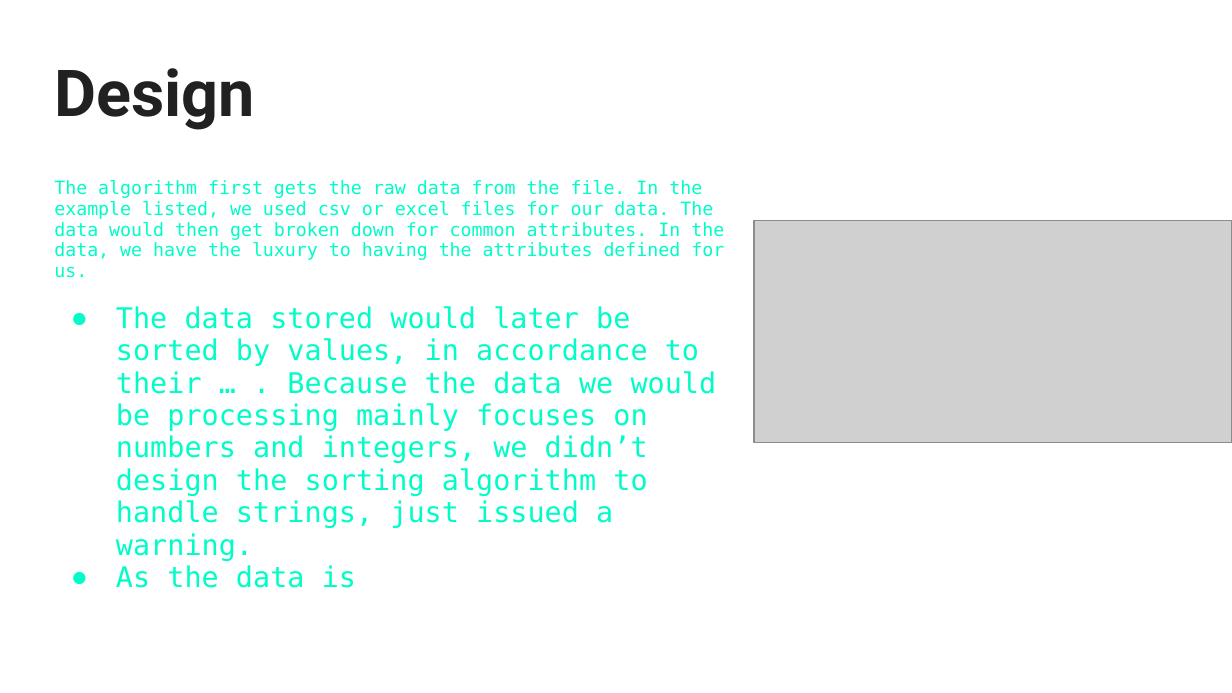
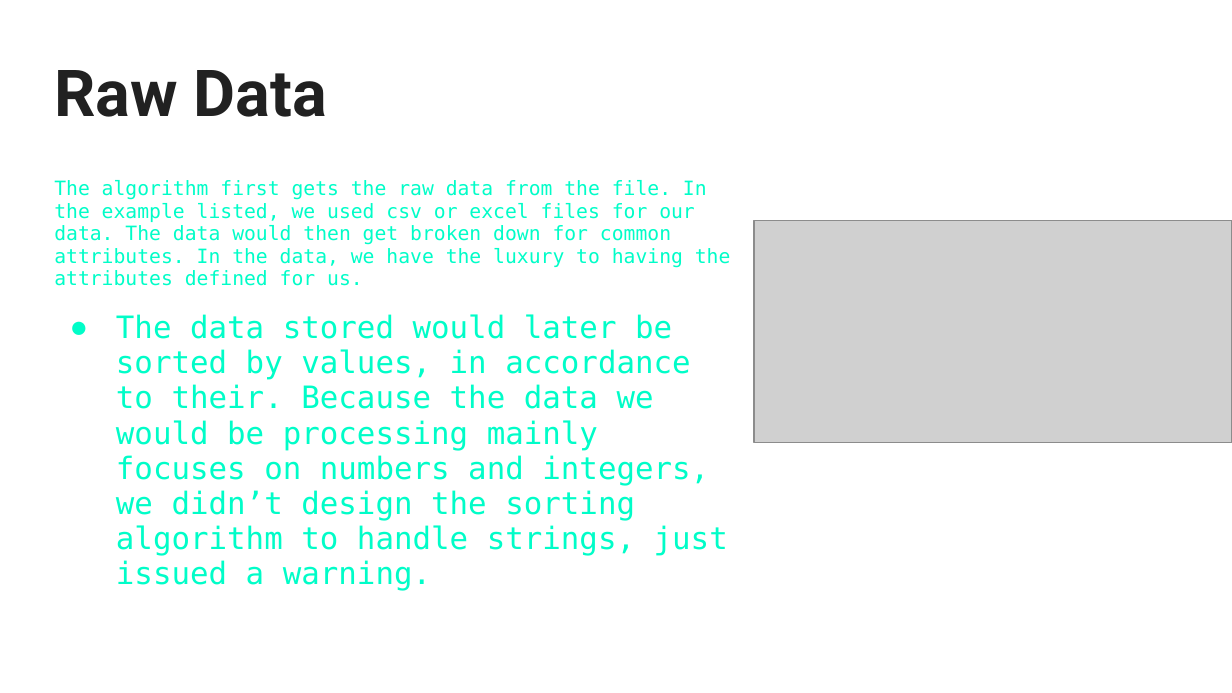
Before and after one commit to TrentNation/Data-Mining-Project-UG14, a slide deck: slide 10 of k-Nearest Neighbors (k-NN) Classification _ Regression.pptx (slide 4 before the commit). Drawn at 1232x693 pixels with LibreOffice and Linux fonts; fonts in the diff are those of the drawing; grey boxes stand for pictures. Boxes give left, top, right and bottom in pixels: in the first picture for what was removed or moved away, otherwise in the second. Text is boxed around its words. In the diff, an @@ line names an element or a change of style, - is before the commit and + after.

```diff
--- a/k-Nearest Neighbors (k-NN) Classification _ Regression.pptx
+++ b/k-Nearest Neighbors (k-NN) Classification _ Regression.pptx
@@ title at (x1=54, y1=70, x2=327, y2=117): text changed @@
-Design
+Raw Data
@@ text at (x1=54, y1=180, x2=731, y2=286): size 10.6 to 11.5 pt in "The algorithm first gets the raw data ..." @@
@@ text at (x1=116, y1=314, x2=728, y2=591): text changed; size 16.6 to 18 pt @@
-● The data stored would later be sorted by values, in accordance to their … . Because the data we would be processing mainly focuses on numbers and integers, we didn’t design the sorting algorithm to handle strings, just issued a warning.
-● As the data is
+● The data stored would later be sorted by values, in accordance to their. Because the data we would be processing mainly focuses on numbers and integers, we didn’t design the sorting algorithm to handle strings, just issued a warning.
```
Also in this commit, not shown: 4 other slides changed, 9 slides added, 2 slides removed.
